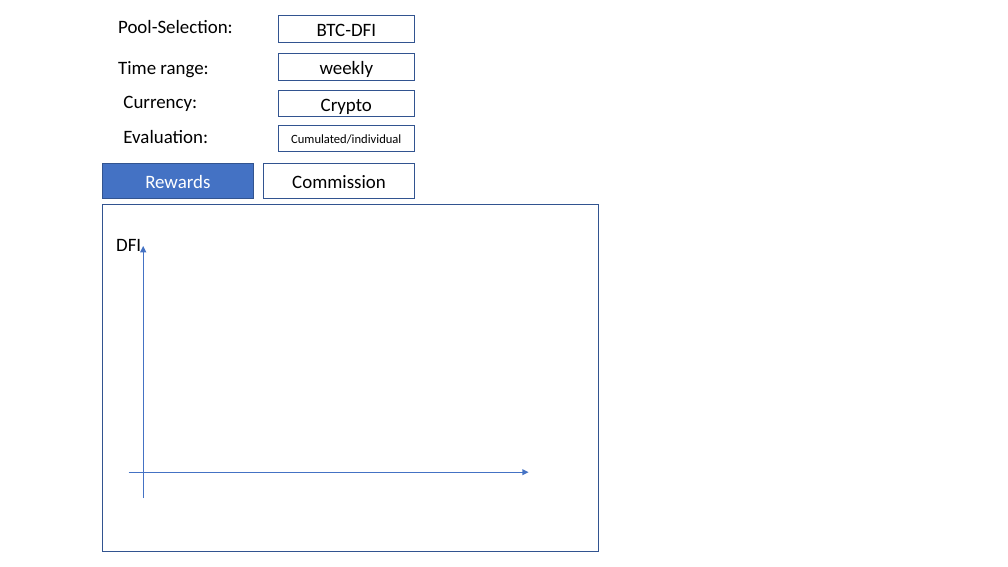
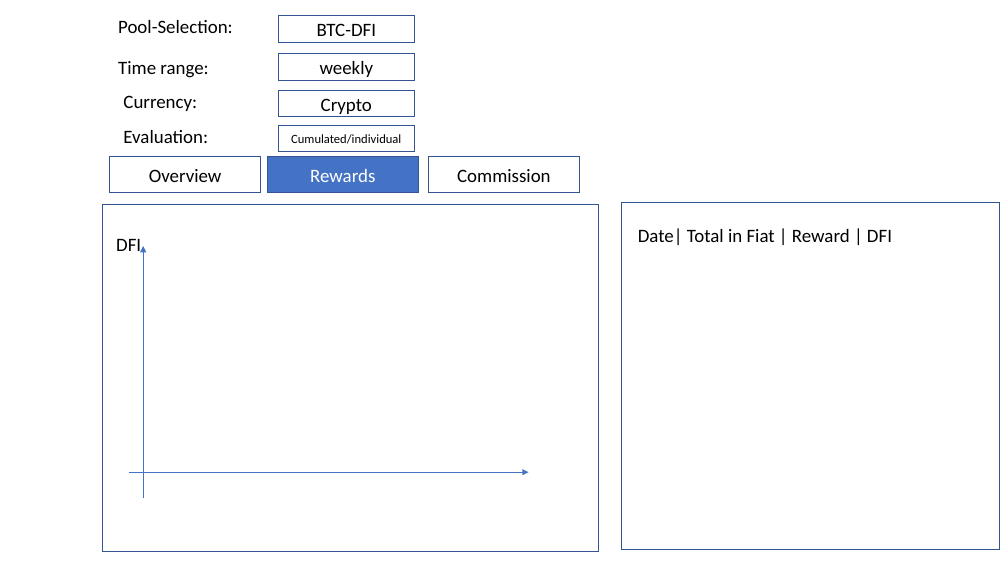
Before and after one commit to cbastienbaron/defi-portfolio, a slide deck: slide 2 of docu/FirstGUIDraft_DeFiPortfolioMgmt.pptx (slide 1 before the commit). Drawn at 1008x567 pixels with LibreOffice and Linux fonts; fonts in the diff are those of the drawing. Boxes give left, top, right and bottom in pixels: in the first picture for what was removed or moved away, otherwise in the second. Text is boxed around its words. In the diff, an @@ line names an element or a change of style, - is before the commit and + after.

```diff
--- a/docu/FirstGUIDraft_DeFiPortfolioMgmt.pptx
+++ b/docu/FirstGUIDraft_DeFiPortfolioMgmt.pptx
@@ rectangle added at (110, 157, 261, 192), fill #FFFFFF, outline #325491 1 pt, 18 pt, text #000000 @@
+Overview
@@ rectangle "Rewards": place and size @@
-rectangle "Rewards" at (102, 163, 253, 199)
+rectangle "Rewards" at (268, 157, 419, 193)
@@ rectangle "Commission": place and size @@
-rectangle "Commission" at (264, 163, 415, 199)
+rectangle "Commission" at (429, 157, 580, 193)
@@ rectangle added at (622, 203, 1000, 550), fill #FFFFFF, outline #325491 1 pt @@
@@ text added at (638, 228, 892, 245), 18 pt, text #000000 @@
+Date| Total in Fiat | Reward | DFI
```
Also in this commit, not shown: 2 other slides changed, 1 other file.
